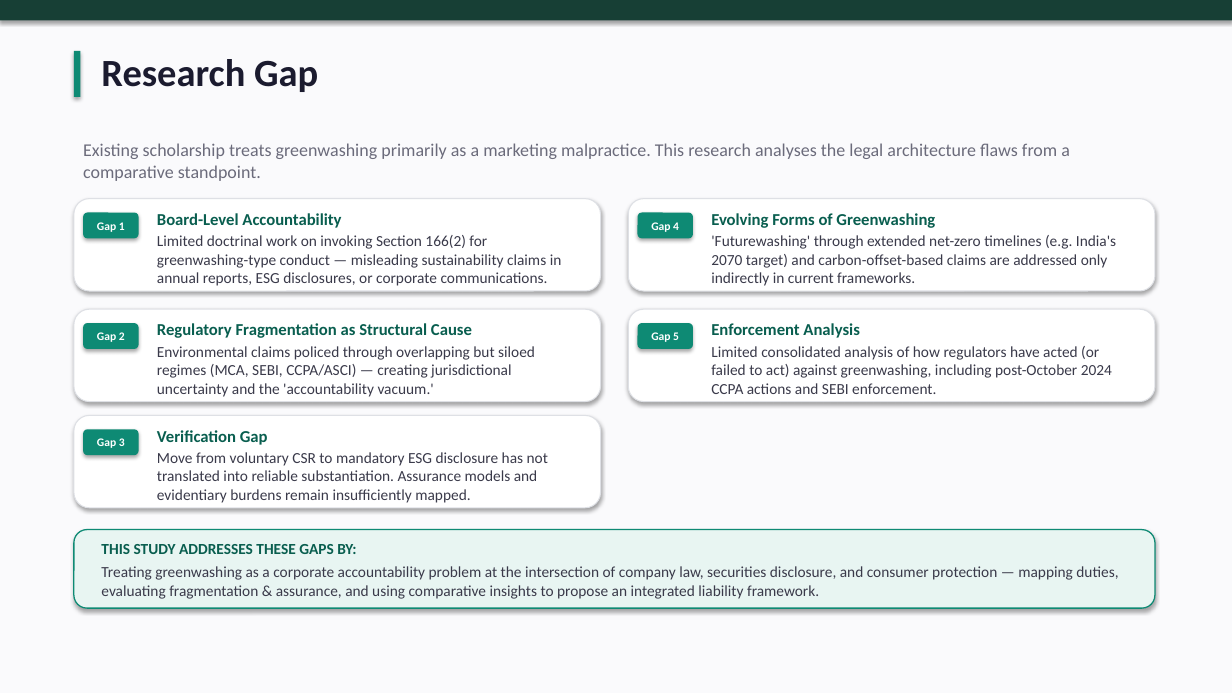
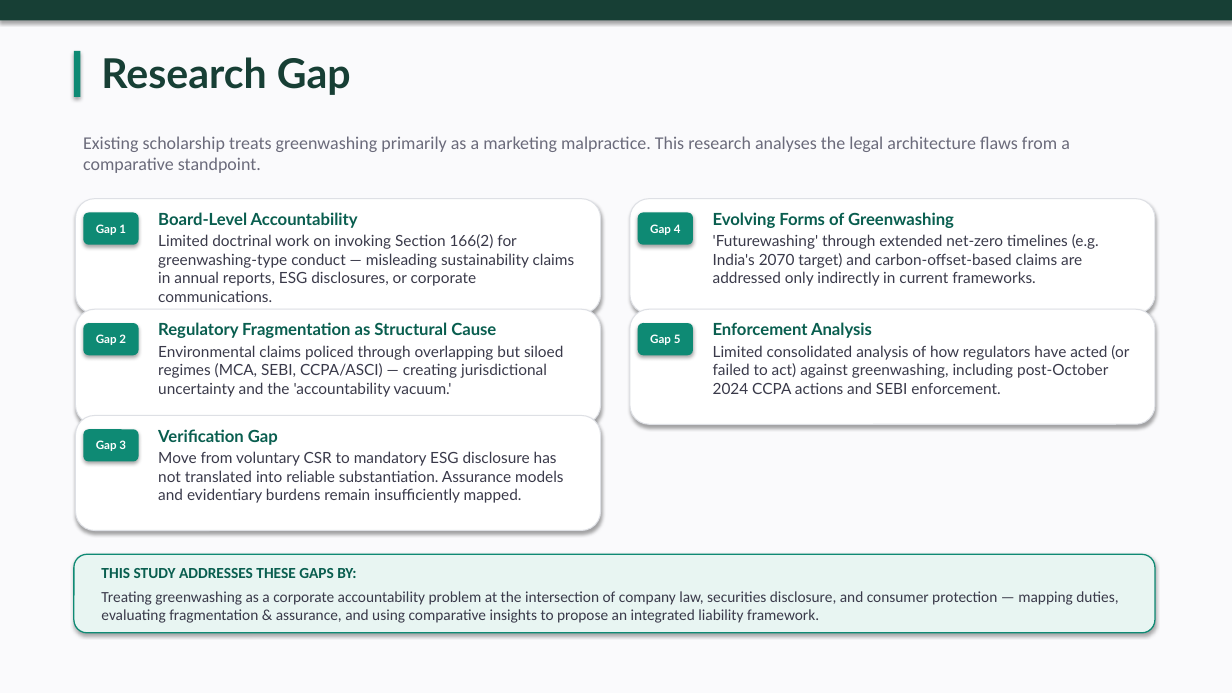
Before and after one commit to atul516/Final-VIva, a slide deck: slide 8 of Thesis Defence Presentation.pptx. Drawn at 1232x693 pixels with LibreOffice and Linux fonts; fonts in the diff are those of the drawing. Boxes give left, top, right and bottom in pixels: in the first picture for what was removed or moved away, otherwise in the second. Text is boxed around its words. In the diff, an @@ line names an element or a change of style, - is before the commit and + after.

```diff
--- a/Thesis Defence Presentation.pptx
+++ b/Thesis Defence Presentation.pptx
@@ text "Research Gap" at (x1=101, y1=57, x2=351, y2=95): size 30 to 32 pt, font Calibri to Lato, text colour #1B1B2F to #173F35 @@
@@ text "Existing scholarship treats greenwashing primarily ..." moved from (x1=83, y1=143, x2=1070, y2=181) to (x1=83, y1=136, x2=1070, y2=173) @@
@@ rounded rectangle resized from (x1=74, y1=199, x2=601, y2=291) to (x1=76, y1=199, x2=601, y2=314) @@
@@ font Calibri to Lato in 10 elements at (x1=158, y1=322, x2=563, y2=397), (x1=713, y1=212, x2=1099, y2=286), (x1=713, y1=322, x2=1129, y2=394), (x1=83, y1=213, x2=139, y2=245), (x1=83, y1=323, x2=139, y2=356), (x1=83, y1=430, x2=139, y2=462), (x1=638, y1=213, x2=693, y2=245), (x1=638, y1=323, x2=693, y2=356), (x1=158, y1=429, x2=563, y2=503), (x1=158, y1=212, x2=575, y2=302) @@
@@ rounded rectangle resized from (x1=628, y1=199, x2=1155, y2=291) to (x1=630, y1=199, x2=1155, y2=314) @@
@@ rounded rectangle "Gap 1" resized from (x1=83, y1=213, x2=139, y2=238) to (x1=83, y1=213, x2=139, y2=245) @@
@@ rounded rectangle "Gap 4" resized from (x1=638, y1=213, x2=693, y2=238) to (x1=638, y1=213, x2=693, y2=245) @@
@@ rounded rectangle resized from (x1=74, y1=310, x2=601, y2=402) to (x1=76, y1=310, x2=601, y2=425) @@
@@ rounded rectangle "Gap 2" resized from (x1=83, y1=323, x2=139, y2=349) to (x1=83, y1=323, x2=139, y2=356) @@
@@ rounded rectangle resized from (x1=628, y1=310, x2=1155, y2=402) to (x1=630, y1=310, x2=1155, y2=425) @@
@@ rounded rectangle "Gap 5" resized from (x1=638, y1=323, x2=693, y2=349) to (x1=638, y1=323, x2=693, y2=356) @@
@@ rounded rectangle resized from (x1=74, y1=416, x2=601, y2=508) to (x1=76, y1=416, x2=601, y2=531) @@
@@ rounded rectangle "Gap 3" resized from (x1=83, y1=430, x2=139, y2=456) to (x1=83, y1=430, x2=139, y2=462) @@
@@ rounded rectangle moved from (x1=74, y1=530, x2=1155, y2=608) to (x1=74, y1=555, x2=1155, y2=633) @@
@@ text "THIS STUDY ADDRESSES THESE GAPS ..." moved from (x1=101, y1=544, x2=1118, y2=599) to (x1=101, y1=568, x2=1118, y2=623) @@
```
Also in this commit, not shown: 22 other slides changed.
